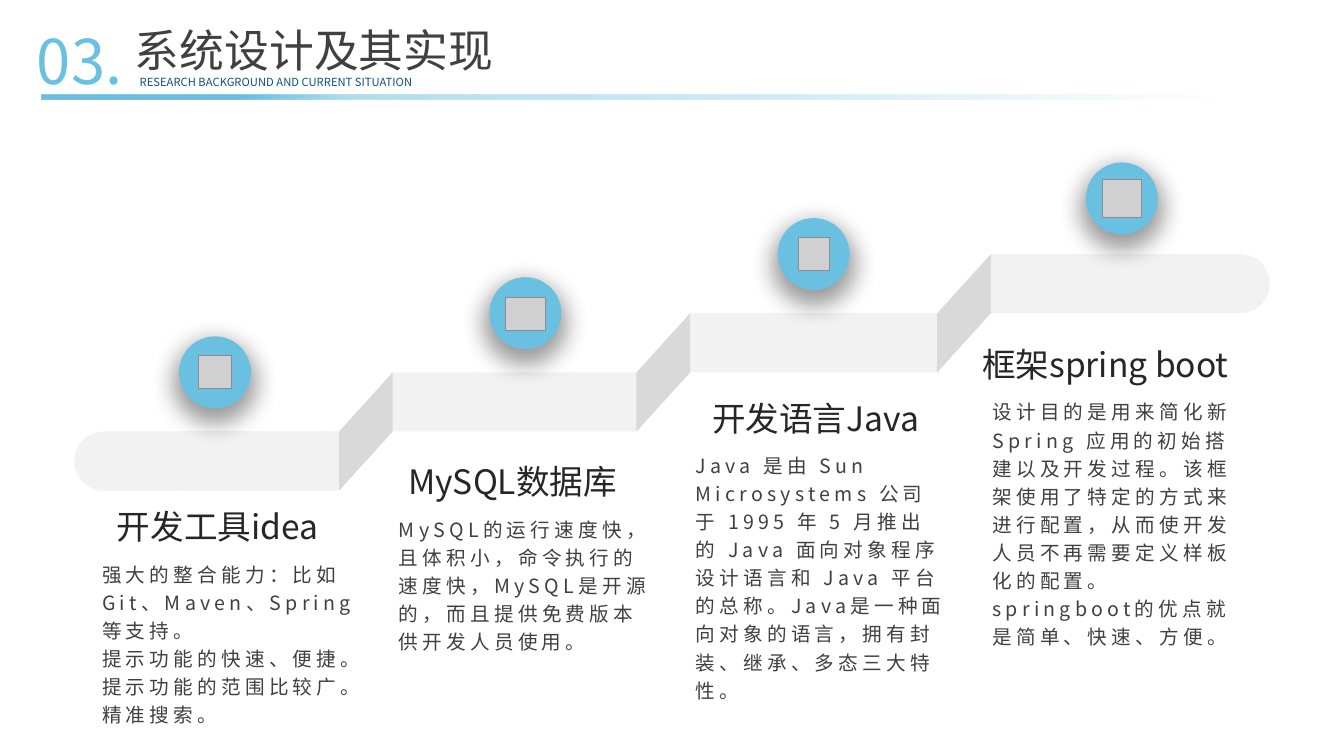
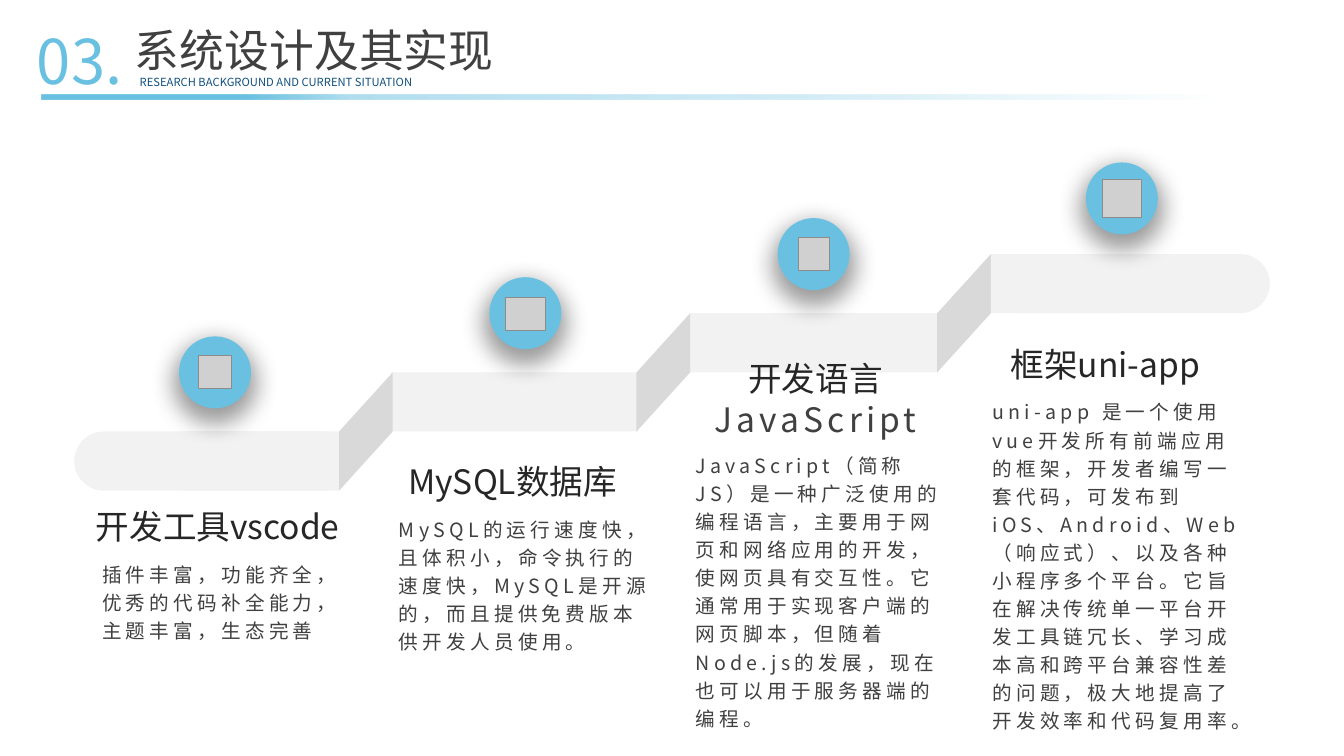
Before and after one commit to ConsoleLZ/chat-app, a slide deck: slide 14 of 毕业论文/毕业答辩(系统开发）.pptx. Drawn at 1344x756 pixels with LibreOffice and Linux fonts; fonts in the diff are those of the drawing; grey boxes stand for pictures. Boxes give left, top, right and bottom in pixels: in the first picture for what was removed or moved away, otherwise in the second. Text is boxed around its words. In the diff, an @@ line names an element or a change of style, - is before the commit and + after.

```diff
--- a/毕业论文/毕业答辩(系统开发）.pptx
+++ b/毕业论文/毕业答辩(系统开发）.pptx
@@ text at (1011, 348, 1201, 385): text changed @@
-框架spring boot
+框架uni-app
@@ text at (748, 362, 882, 394): text changed; text colour #262626 to #404040 @@
-开发语言Java
+开发语言JavaScript
@@ text at (992, 402, 1251, 730): text changed @@
-设计目的是用来简化新 Spring 应用的初始搭建以及开发过程。该框架使用了特定的方式来进行配置，从而使开发人员不再需要定义样板化的配置。springboot的优点就是简单、快速、方便。
+uni-app 是一个使用 vue开发所有前端应用的框架，开发者编写一套代码，可发布到iOS、Android、Web（响应式）、以及各种小程序多个平台。它旨在解决传统单一平台开发工具链冗长、学习成本高和跨平台兼容性差的问题，极大地提高了开发效率和代码复用率。
@@ text at (696, 456, 936, 700): text changed @@
-Java 是由 Sun Microsystems 公司于 1995 年 5 月推出的 Java 面向对象程序设计语言和 Java 平台的总称。Java是一种面向对象的语言，拥有封装、继承、多态三大特性。
+JavaScript（简称JS）是一种广泛使用的编程语言，主要用于网页和网络应用的开发，使网页具有交互性。它通常用于实现客户端的网页脚本，但随着Node.js的发展，现在也可以用于服务器端的编程。
@@ text at (96, 510, 340, 542): text changed @@
-开发工具idea
+开发工具vscode
@@ text at (102, 565, 336, 640): text changed @@
-强大的整合能力：比如Git、Maven、Spring等支持。
-提示功能的快速、便捷。
-提示功能的范围比较广。
-精准搜索。
+插件丰富，功能齐全，优秀的代码补全能力，主题丰富，生态完善
```
Also in this commit, not shown: 10 other slides changed, 3 other files.
